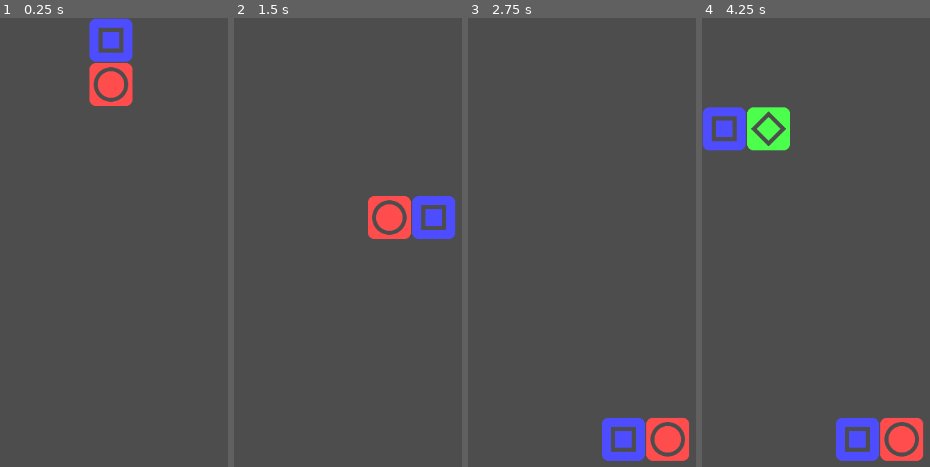
Above: before the commit, frames 1-4 (left to right).
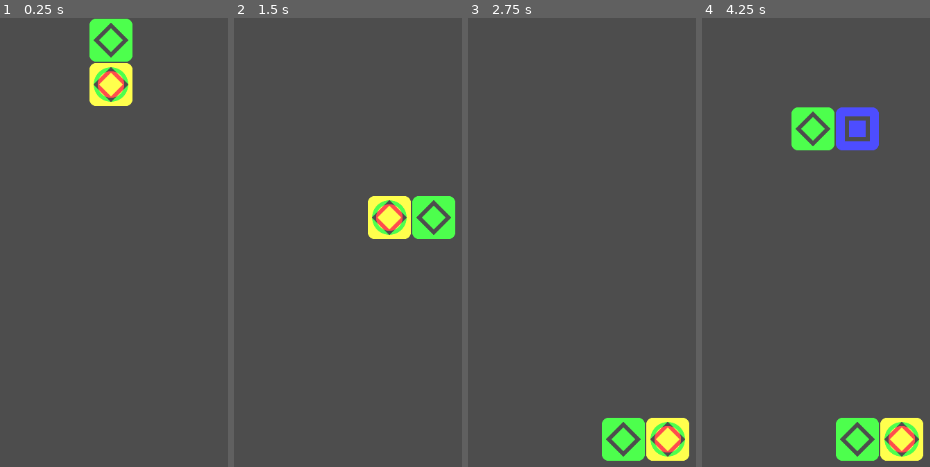
Above: after the commit, the same moments.

Repository: liabilityluke/FBGJ2025
Game: Godot game, scene res://endless.tscn
The game is run twice, just before and just after one commit, with the same random seed, the same clock (stepped at 60 frames per second) and the same inputs. The project has no main scene, so this scene is started directly.
Inputs:
- Up to frame 1 (0.25 s): no input
- Up to frame 2 (1.5 s): tap Enter (ui_accept) at 0.5, 1.35 s; hold Right (ui_right) 0.53-1.28 s; hold Enter (ui_accept) 0.53-1.28 s; hold Down (ui_down) from 1.28 s (still down)
- Up to frame 3 (2.75 s): tap Enter (ui_accept) at 1.52, 1.82 s; release Down (ui_down) at 2.03 s; hold Right (ui_right) from 2.03 s (still down); hold Enter (ui_accept) from 2.03 s (still down)
- Up to frame 4 (4.25 s): release Enter (ui_accept) at 2.78 s; tap Enter (ui_accept) at 2.85, 3.02, 3.32 s; release Right (ui_right) at 3.53 s; hold Left (ui_left) from 3.53 s (still down); hold Enter (ui_accept) from 3.53 s (still down); tap Escape (ui_cancel) at 4.15 s

The runs differ from the first frame. In frame 1, 3.3% of the frame differs, in the area x 39-59%, y 0-20%; in frame 2, 3.2%; in frame 3, 3.2%; in frame 4, 9.4%, in the area x 0-98%, y 19-99%.

Commit message:
added chaining

Diff:
--- a/endless.gd
+++ b/endless.gd
@@ -48,46 +48,44 @@
 	chain_timer.wait_time = chain_time
 	chain_timer.one_shot = true
 	chain_timer.timeout.connect(on_chain_timer_timeout)
-	chain_timer.start()
 
 	drop_timer = Timer.new()
 	add_child(drop_timer)
 	drop_timer.wait_time = drop_time
 	drop_timer.one_shot = true
 	drop_timer.timeout.connect(_on_drop_timer_timeout)
-	drop_timer.start()
 
 func _input(event: InputEvent) -> void:
-	if event.is_action_pressed("ui_left") :
-		var new_seed_location = seed_block.location + Vector2i(-1, 0)
-		var new_stem_location = stem_block.location + Vector2i(-1, 0)
-		if is_valid_move(new_seed_location) and is_valid_move(new_stem_location) :
-			if rotation_state != 3 :
-				move_block(seed_block, new_seed_location)
-				move_block(stem_block, new_stem_location)
-			else :
-				move_block(stem_block, new_stem_location)
-				move_block(seed_block, new_seed_location)
-	elif event.is_action_pressed("ui_right") :
-		var new_seed_location = seed_block.location + Vector2i(1, 0)
-		var new_stem_location = stem_block.location + Vector2i(1, 0)
-		if is_valid_move(new_seed_location) and is_valid_move(new_stem_location) :
-			if rotation_state != 1 :
-				move_block(seed_block, new_seed_location)
-				move_block(stem_block, new_stem_location)
-			else :
-				move_block(stem_block, new_stem_location)
-				move_block(seed_block, new_seed_location)
-	elif event.is_action_pressed("ui_accept") :
-		rotate_falling_blocks(false)
-	elif event.is_action_pressed("ui_cancel") :
-		rotate_falling_blocks(true)
-	elif event.is_action_pressed("ui_down") :
-		_on_gravity_timer_timeout()
-		gravity_timer.wait_time = 0.1
-		gravity_timer.start()
-		fast_dropping = true
-
+	if seed_block != null and stem_block != null :
+		if event.is_action_pressed("ui_left") :
+			var new_seed_location = seed_block.location + Vector2i(-1, 0)
+			var new_stem_location = stem_block.location + Vector2i(-1, 0)
+			if is_valid_move(new_seed_location) and is_valid_move(new_stem_location) :
+				if rotation_state != 3 :
+					move_block(seed_block, new_seed_location)
+					move_block(stem_block, new_stem_location)
+				else :
+					move_block(stem_block, new_stem_location)
+					move_block(seed_block, new_seed_location)
+		elif event.is_action_pressed("ui_right") :
+			var new_seed_location = seed_block.location + Vector2i(1, 0)
+			var new_stem_location = stem_block.location + Vector2i(1, 0)
+			if is_valid_move(new_seed_location) and is_valid_move(new_stem_location) :
+				if rotation_state != 1 :
+					move_block(seed_block, new_seed_location)
+					move_block(stem_block, new_stem_location)
+				else :
+					move_block(stem_block, new_stem_location)
+					move_block(seed_block, new_seed_location)
+		elif event.is_action_pressed("ui_accept") :
+			rotate_falling_blocks(false)
+		elif event.is_action_pressed("ui_cancel") :
+			rotate_falling_blocks(true)
+		elif event.is_action_pressed("ui_down") :
+			_on_gravity_timer_timeout()
+			gravity_timer.wait_time = 0.1
+			gravity_timer.start()
+			fast_dropping = true
 
 func _process(delta: float) -> void:
 	if !Input.is_action_pressed("ui_down") and fast_dropping :
@@ -143,9 +141,10 @@
 	seed_block = null
 	stem_block = null
 
-	drop_blocks()
-	check_for_chain()
-	drop_blocks()
+	on_chain_timer_timeout()
+	#drop_blocks()
+	#check_for_chain()
+	#drop_blocks()
 	#var test_location : Vector2i
 	#test_location = dropping_seed_block.location + Vector2i(0, 1)
 	#while is_valid_move(test_location) :
@@ -157,14 +156,18 @@
 		#move_block(dropping_stem_block, test_location)
 		#test_location += Vector2i(0, 1)
 
-	spawn_blocks()
+	#spawn_blocks()
 	pass #turn falling pieces into real pieces, check for chain
 
 func on_chain_timer_timeout() :
-	pass
+	drop_blocks()
+	drop_timer.start()
 
 func _on_drop_timer_timeout() :
-	pass
+	if check_for_chain() :
+		chain_timer.start()
+	else :
+		spawn_blocks()
 
 func drop_blocks() :
 	for row in range(board_height - 1, -1, -1) :
@@ -179,6 +182,7 @@
 
 #return true if the chain is continuing
 func check_for_chain() -> bool :
+	var chain_detected := false
 	#check for clearing
 	for row in range(board_height - 1, -1, -1) :
 		for column in board_width :
@@ -199,7 +203,6 @@
 						if grid[test_location.x][test_location.y].color_num != color_num :
 							break
 						horizontal_blocks.append(grid[test_location.x][test_location.y])
-						print("found something horizontally!")
 						test_location += Vector2i(1, 0)
 
 					if horizontal_blocks.size() >= 3 :
@@ -218,9 +221,7 @@
 						if grid[test_location.x][test_location.y].color_num != color_num :
 							break
 						vertical_blocks.append(grid[test_location.x][test_location.y])
-						print("found something vertical!")
 						test_location += Vector2i(0, -1)
-					print("found")
 					if vertical_blocks.size() >= 3 :
 						for vertical_block in vertical_blocks :
 							if not vertical_block in blocks_to_check :
@@ -230,6 +231,7 @@
 					for popping_block in blocks_to_check :
 						popping_block.queue_free()
 						grid[popping_block.location.x][popping_block.location.y] = null
+					chain_detected = true
 
 
 	#check for merging
@@ -282,20 +284,21 @@
 						grid[column][row - 1].queue_free()
 						grid[column][row - 1] = null
 						test_block.change_color(combination_color)
-
-	return false
+						chain_detected = true
+
+	return chain_detected
 
 func spawn_blocks() -> void :
 	rotation_state = 0
 
 	if is_valid_move(spawn_location) and is_valid_move(spawn_location + Vector2i(0, -1)) :
 		seed_block = block.instantiate()
-		seed_block.change_color(randi_range(0, 2))
+		seed_block.change_color(generate_weighted_random_color())
 		move_block(seed_block, spawn_location)
 		add_child(seed_block)
 
 		stem_block = block.instantiate()
-		stem_block.change_color(randi_range(0, 2))
+		stem_block.change_color(generate_weighted_random_color())
 		move_block(stem_block, spawn_location + Vector2i(0, -1))
 		add_child(stem_block)
 	else :
@@ -313,3 +316,10 @@
 	if location.x >= board_width or location.x < 0 or location.y >= board_height or location.y < 0:
 		return false
 	return (grid[location.x][location.y] == null) or (grid[location.x][location.y] == seed_block) or (grid[location.x][location.y] == stem_block)
+
+func generate_weighted_random_color(primary_weight := 0.75) :
+	pass
+	if randf() < primary_weight :
+		return randi_range(0, 2)
+	else :
+		return randi_range(3, 5)
